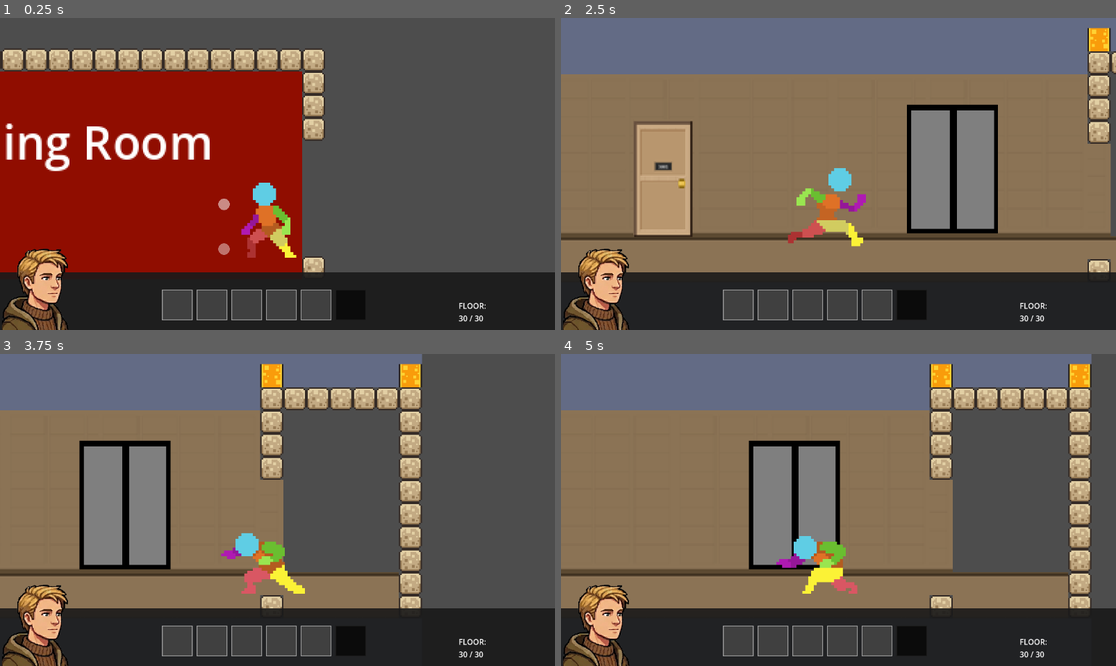
Above: before the commit, frames 1-4 (two rows, left to right).
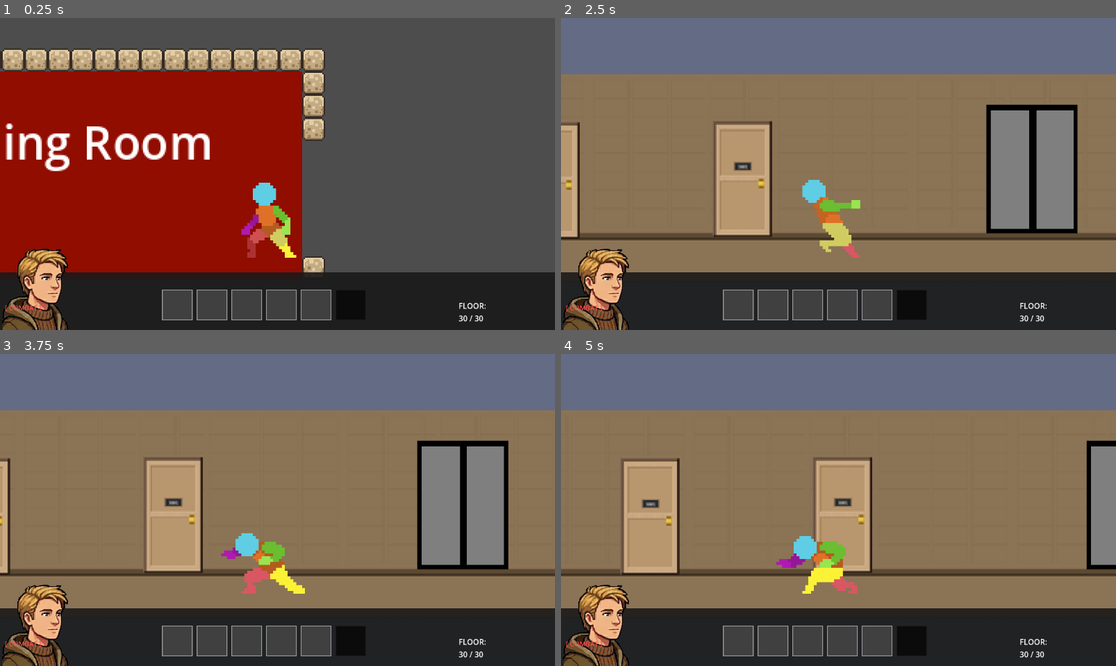
Above: after the commit, the same moments.

Repository: AdenHogan/descend-from-30
Game: Godot game, scene res://scenes/room.tscn
Same seed, same stepped clock (60 frames per second), same inputs: the game is played once before the commit and once after it. This scene is started directly instead of the project's main scene.
Inputs:
- Up to frame 1 (0.25 s): no input
- Up to frame 2 (2.5 s): tap Enter at 0.5 s; hold Right (move_right) 0.53-1.28 s; tap E (interact) at 0.6 s; tap Q (push) at 0.8, 1.35 s; hold Left (move_left) 1.28-2.03 s; tap Shift (sprint) at 1.55 s; hold Right (move_right) from 2.03 s (still down); hold Shift (sprint) from 2.03 s (still down); tap F (mode_toggle, bound only after the commit) at 2.3 s
- Up to frame 3 (3.75 s): release Shift (sprint) at 2.78 s; tap F (mode_toggle, bound only after the commit) at 2.85 s; tap E (interact) at 3.05 s; release Right (move_right) at 3.53 s; hold Left (move_left) from 3.53 s (still down); tap C (crouch_toggle) at 3.6 s
- Up to frame 4 (5 s): keep holding Left (move_left); tap Q (push) at 3.8 s; tap E (interact) at 4.35 s; tap Shift (sprint) at 4.55 s

The runs differ from the first frame. In frame 1, 0.2% of the frame differs, in the area x 0-42%, y 57-95%; in frame 2, 25%; in frame 3, 46%, in the area x 0-100%, y 0-95%; in frame 4, 32%.

Commit message:
Major updates on loot UI and scavenge/combat
Fixed:

E press not firing — set_process(true) after set_script
Proximity scaling on dots — same root cause
Loot re-trigger on take — interaction_handled set in _on_take and _on_leave
Entrance anchor bug — reset flag at end of _ready

Built:

Full loot flow — reveal timer, nothing found, item display, take/leave
Combat/Scavenge mode toggle — F key, half second transition, speed change, dots hidden in combat
HUD mode indicator — green SCAVENGE / red COMBAT
Walk-away closes loot UI
Inventory — items populate HUD slots with item artwork

Diff:
--- a/project.godot
+++ b/project.godot
@@ -64,6 +64,11 @@
 , Object(InputEventMouseButton,"resource_local_to_scene":false,"resource_name":"","device":-1,"window_id":0,"alt_presse …(250 unchanged characters)…
 ]
 }
+mode_toggle={
+"deadzone": 0.2,
+"events": [Object(InputEventKey,"resource_local_to_scene":false,"resource_name":"","device":-1,"window_id":0,"alt_pressed":false,"shift_pressed":false,"ctrl_pressed":false,"meta_pressed":false,"pressed":false,"keycode":0,"physical_keycode":70,"key_label":0,"unicode":102,"location":0,"echo":false,"script":null)
+]
+}
 
 [physics]
 
--- a/scripts/hud.gd
+++ b/scripts/hud.gd
@@ -22,6 +22,9 @@
 ]
 @onready var slot_locked = $Control/HBoxContainer/SlotLocked
 
+var mode_label: Label = null
+var slot_icons: Array = []
+
 const SCREEN_W = 1152.0
 const SCREEN_H = 648.0
 const BAR_H = 80.0
@@ -29,8 +32,12 @@
 
 func _ready() -> void:
 	_layout()
+	_create_mode_label()
+	_create_slot_icons()
 	update_floor_label()
 	update_portrait(0)
+	update_mode_indicator()
+	refresh_inventory()
 
 func _layout() -> void:
 	color_rect.position = Vector2(0, SCREEN_H - BAR_H - 40)
@@ -50,6 +57,23 @@
 	slot_locked.add_theme_stylebox_override("panel", _make_slot_style(true))
 	slot_locked.modulate = Color(0.3, 0.3, 0.3, 1.0)
 
+func _create_mode_label() -> void:
+	mode_label = Label.new()
+	mode_label.add_theme_font_size_override("font_size", 14)
+	mode_label.position = Vector2(10, SCREEN_H - BAR_H + 24)
+	mode_label.size = Vector2(160, 40)
+	$Control.add_child(mode_label)
+
+func _create_slot_icons() -> void:
+	for slot in slots:
+		var icon = TextureRect.new()
+		icon.custom_minimum_size = Vector2(SLOT_SIZE - 8, SLOT_SIZE - 8)
+		icon.stretch_mode = TextureRect.STRETCH_KEEP_ASPECT_CENTERED
+		icon.anchors_preset = Control.PRESET_CENTER
+		icon.visible = false
+		slot.add_child(icon)
+		slot_icons.append(icon)
+
 func _make_slot_style(locked: bool) -> StyleBoxFlat:
 	var style = StyleBoxFlat.new()
 	style.bg_color = Color(0.25, 0.25, 0.25, 1.0) if not locked else Color(0.15, 0.15, 0.15, 1.0)
@@ -68,6 +92,29 @@
 		return
 	portrait.texture = PORTRAITS[health_index]
 
+func update_mode_indicator() -> void:
+	if mode_label == null:
+		return
+	if WorldState.is_scavenge_mode:
+		mode_label.text = "[ SCAVENGE ]"
+		mode_label.modulate = Color(0.4, 1.0, 0.4, 1.0)
+	else:
+		mode_label.text = "[ COMBAT ]"
+		mode_label.modulate = Color(1.0, 0.3, 0.3, 1.0)
+
+func refresh_inventory() -> void:
+	for i in range(slots.size()):
+		if i < WorldState.inventory.size():
+			var item_id = WorldState.inventory[i]
+			var texture = ItemData.get_texture(item_id)
+			if texture != null:
+				slot_icons[i].texture = texture
+				slot_icons[i].visible = true
+			else:
+				slot_icons[i].visible = false
+		else:
+			slot_icons[i].visible = false
+
 func show_hud() -> void:
 	visible = true
 
--- a/scripts/interactable.gd
+++ b/scripts/interactable.gd
@@ -1,22 +1,16 @@
 extends Marker2D
 
 const GLOW_DISTANCE = 80.0
-const INTERACT_DISTANCE = 24.0
+const INTERACT_DISTANCE = 50.0
 
 var apartment_id: String = ""
 var player: Node = null
-var dot: Node2D = null
 var is_in_range: bool = false
+var is_selected: bool = false
 
 func _ready() -> void:
 	print("Interactable ready at: ", global_position, " name: ", name)
 	player = get_tree().get_first_node_in_group("player")
-	_create_dot()
-
-func _create_dot() -> void:
-	dot = Node2D.new()
-	dot.visible = false
-	add_child(dot)
 
 func _process(_delta: float) -> void:
 	if player == null:
@@ -24,13 +18,13 @@
 		if player == null:
 			return
 	var dist = global_position.distance_to(player.global_position)
-	if dist > GLOW_DISTANCE:
-		is_in_range = false
-	elif dist > INTERACT_DISTANCE:
-		is_in_range = false
-	else:
-		is_in_range = true
+	var was_in_range = is_in_range
+	is_in_range = dist <= INTERACT_DISTANCE
+	if was_in_range and not is_in_range:
+		WorldState.interaction_handled = false
 	queue_redraw()
+	if not WorldState.is_scavenge_mode:
+		return
 	if Input.is_action_just_pressed("interact"):
 		print("E pressed, is_in_range: ", is_in_range, " player: ", player)
 	if is_in_range and Input.is_action_just_pressed("interact"):
@@ -38,18 +32,28 @@
 			WorldState.interaction_handled = true
 			_open_loot()
 
-
 func _draw() -> void:
 	if player == null:
+		return
+	if not WorldState.is_scavenge_mode:
 		return
 	var dist = global_position.distance_to(player.global_position)
 	if dist > GLOW_DISTANCE:
 		return
-	elif dist > INTERACT_DISTANCE:
+	if is_selected:
+		draw_circle(Vector2.ZERO, 7.0, Color(1, 1, 0, 1.0))
+	elif dist <= INTERACT_DISTANCE:
+		draw_circle(Vector2.ZERO, 6.0, Color(1, 1, 1, 1.0))
+	else:
 		var alpha = 1.0 - ((dist - INTERACT_DISTANCE) / (GLOW_DISTANCE - INTERACT_DISTANCE))
 		draw_circle(Vector2.ZERO, 4.0, Color(1, 1, 1, alpha * 0.6))
-	else:
-		draw_circle(Vector2.ZERO, 6.0, Color(1, 1, 1, 1.0))
+
+func try_interact() -> void:
+	if not WorldState.is_scavenge_mode:
+		return
+	if not WorldState.interaction_handled:
+		WorldState.interaction_handled = true
+		_open_loot()
 
 func _open_loot() -> void:
 	var item_id = WorldState.get_anchor_item(apartment_id, name)
--- a/scripts/item_data.gd
+++ b/scripts/item_data.gd
@@ -2,9 +2,20 @@
 
 var items: Dictionary = {}
 var room_spawn_pools: Dictionary = {}
+var item_textures: Dictionary = {}
 
 func _ready() -> void:
 	_load_data()
+	_load_textures()
+
+func _load_textures() -> void:
+	for id in items:
+		var path = "res://assets/Items/" + id + ".png"
+		if ResourceLoader.exists(path):
+			item_textures[id] = load(path)
+
+func get_texture(id: String) -> Texture2D:
+	return item_textures.get(id, null)
 
 func _load_data() -> void:
 	var file = FileAccess.open("res://data/items.json", FileAccess.READ)
--- a/scripts/loot_ui.gd
+++ b/scripts/loot_ui.gd
@@ -11,6 +11,7 @@
 var current_item_id = ""
 var current_anchor_name = ""
 var current_apartment_id = ""
+var anchor_node: Node = null
 
 func _ready() -> void:
 	visible = false
@@ -21,6 +22,7 @@
 	current_item_id = item_id
 	current_anchor_name = anchor_name
 	current_apartment_id = apartment_id
+	anchor_node = get_tree().get_root().find_child(anchor_name, true, false)
 	reveal_timer = 0.0
 	is_revealing = true
 	item_name_label.text = "Searching..."
@@ -30,6 +32,14 @@
 	visible = true
 
 func _process(delta: float) -> void:
+	if visible and anchor_node != null and is_instance_valid(anchor_node):
+		var player = get_tree().get_first_node_in_group("player")
+		if player != null:
+			var dist = anchor_node.global_position.distance_to(player.global_position)
+			if dist > anchor_node.INTERACT_DISTANCE * 1.5:
+				_close()
+				return
+
 	if not is_revealing:
 		return
 	reveal_timer += delta
@@ -49,10 +59,25 @@
 	leave_button.text = "Leave"
 
 func _on_take() -> void:
-	print("Taking item: ", current_item_id)
-	WorldState.clear_anchor_item(current_apartment_id, current_anchor_name)
-	visible = false
+	WorldState.interaction_handled = true
+	if current_item_id != "":
+		var added = WorldState.add_to_inventory(current_item_id)
+		if added:
+			WorldState.clear_anchor_item(current_apartment_id, current_anchor_name)
+			HUD.refresh_inventory()
+		else:
+			item_name_label.text = "Inventory full."
+			item_desc_label.text = "Drop something first."
+			take_button.visible = false
+			leave_button.text = "Close"
+			return
+	_close()
 
 func _on_leave() -> void:
+	WorldState.interaction_handled = true
+	_close()
+
+func _close() -> void:
 	is_revealing = false
 	visible = false
+	anchor_node = null
--- a/scripts/player.gd
+++ b/scripts/player.gd
@@ -3,9 +3,11 @@
 const SPEED = 150.0
 const SPRINT_SPEED = 300.0
 const CROUCH_SPEED = 60.0
+const SCAVENGE_SPEED = 80.0
 const PUSH_DURATION = 0.1
 const PUSH_RANGE = 35.0
 const PUSH_FORCE = 100.0
+const MODE_SWITCH_TIME = 0.5
 
 @onready var animated_sprite: AnimatedSprite2D = $AnimatedSprite2D
 
@@ -24,12 +26,16 @@
 const DYING_TIME = 15.0
 var is_dead = false
 
+var is_switching_mode = false
+var mode_switch_timer = 0.0
+
 func _ready() -> void:
 	add_to_group("player")
 	health_state = HealthState.values()[WorldState.player_health]
 	is_dying = WorldState.is_dying
 	dying_timer = WorldState.dying_timer
 	HUD.update_portrait(health_state)
+	HUD.update_mode_indicator()
 
 func _physics_process(delta: float) -> void:
 	if is_dead:
@@ -45,37 +51,68 @@
 		move_and_slide()
 		return
 
+	# Mode switch transition
+	if is_switching_mode:
+		mode_switch_timer -= delta
+		velocity.x = 0
+		move_and_slide()
+		if mode_switch_timer <= 0:
+			is_switching_mode = false
+			WorldState.is_scavenge_mode = !WorldState.is_scavenge_mode
+			animated_sprite.play("idle")
+			HUD.update_mode_indicator()
+			print("Mode switched to: ", "SCAVENGE" if WorldState.is_scavenge_mode else "COMBAT")
+		return
+
+	# F to toggle mode
+	if Input.is_action_just_pressed("mode_toggle"):
+		is_switching_mode = true
+		mode_switch_timer = MODE_SWITCH_TIME
+		animated_sprite.play("grab")
+		return
+
 	if Input.is_action_just_pressed("crouch_toggle"):
 		is_crouching = !is_crouching
+
 	var direction = Input.get_axis("move_left", "move_right")
-	if Input.is_action_just_pressed("push") and not is_pushing:
-		is_pushing = true
-		push_timer = PUSH_DURATION
-		animated_sprite.play("push")
-		var zombies = get_tree().get_nodes_in_group("zombie")
-		for zombie in zombies:
-			var dist = global_position.distance_to(zombie.global_position)
-			if dist <= PUSH_RANGE:
-				var push_dir = sign(zombie.global_position.x - global_position.x)
-				zombie.receive_push(push_dir * PUSH_FORCE)
+
+	# Push only in combat mode
+	if not WorldState.is_scavenge_mode:
+		if Input.is_action_just_pressed("push") and not is_pushing:
+			is_pushing = true
+			push_timer = PUSH_DURATION
+			animated_sprite.play("push")
+			var zombies = get_tree().get_nodes_in_group("zombie")
+			for zombie in zombies:
+				var dist = global_position.distance_to(zombie.global_position)
+				if dist <= PUSH_RANGE:
+					var push_dir = sign(zombie.global_position.x - global_position.x)
+					zombie.receive_push(push_dir * PUSH_FORCE)
+
 	if is_pushing:
 		push_timer -= delta
 		if push_timer <= 0:
 			is_pushing = false
+
 	if is_hit:
 		hit_flash_timer -= delta
 		if hit_flash_timer <= 0:
 			is_hit = false
 			animated_sprite.modulate = Color(1, 1, 1, 1)
+
 	if direction > 0:
 		animated_sprite.flip_h = false
 	elif direction < 0:
 		animated_sprite.flip_h = true
+
 	var current_speed = SPEED
-	if Input.is_action_pressed("sprint") and not is_crouching:
+	if WorldState.is_scavenge_mode:
+		current_speed = SCAVENGE_SPEED
+	elif Input.is_action_pressed("sprint") and not is_crouching:
 		current_speed = SPRINT_SPEED
 	elif is_crouching:
 		current_speed = CROUCH_SPEED
+
 	if is_crouching:
 		if direction == 0:
 			animated_sprite.play("crouch_idle")
@@ -88,10 +125,11 @@
 	else:
 		if direction == 0:
 			animated_sprite.play("idle")
-		elif Input.is_action_pressed("sprint"):
+		elif Input.is_action_pressed("sprint") and not WorldState.is_scavenge_mode:
 			animated_sprite.play("run")
 		else:
 			animated_sprite.play("walk")
+
 	if direction != 0:
 		velocity.x = direction * current_speed
 	else:
@@ -125,8 +163,6 @@
 	WorldState.dying_timer = 0.0
 	animated_sprite.play("death")
 	print("Player died")
-	# Disabled for now — uncomment when ready:
-	# Game.go_to_scene("title")
 
 func _update_hud() -> void:
 	HUD.update_portrait(health_state)
--- a/scripts/room.gd
+++ b/scripts/room.gd
@@ -103,6 +103,7 @@
 			anchor.set_script(interactable_script)
 			anchor.apartment_id = apartment_id
 			anchor._ready()
+			anchor.set_process(true)
 			var spawn_chance: float
 			if is_paradise:
 				spawn_chance = 0.65
@@ -119,3 +120,6 @@
 				continue
 			var item_id = valid_items[apt_rng_items.randi() % valid_items.size()]
 			WorldState.set_anchor_item(apartment_id, anchor.name, item_id)
+
+		await get_tree().process_frame
+		WorldState.interaction_handled = false
--- a/scripts/world_state.gd
+++ b/scripts/world_state.gd
@@ -1,6 +1,7 @@
 extends Node
 
 const ROOM_POOL = ["bedroom", "bathroom", "study", "kitchen", "living_room", "dining_room"]
+const MAX_INVENTORY_SLOTS = 5
 
 var master_seed: int = 0
 var current_apartment_id: String = ""
@@ -20,21 +21,35 @@
 var is_dying: bool = false
 var dying_timer: float = 0.0
 var interaction_handled: bool = false
+var is_scavenge_mode: bool = false
+var inventory: Array = []
 
 func new_game() -> void:
 	master_seed = randi()
 	apartment_layouts.clear()
 	anchor_items.clear()
+	inventory.clear()
 	current_floor = 30
 	current_run = 1
 	player_health = 0
 	is_dying = false
 	dying_timer = 0.0
+	is_scavenge_mode = false
 	initialize_paradise_apartments()
 	spawn_source = ""
 	stair_spawn_side = ""
 	stair_direction = ""
 	exit_spawn_x = 0.0
+
+func add_to_inventory(item_id: String) -> bool:
+	if inventory.size() >= MAX_INVENTORY_SLOTS:
+		return false
+	inventory.append(item_id)
+	return true
+
+func remove_from_inventory(slot_index: int) -> void:
+	if slot_index >= 0 and slot_index < inventory.size():
+		inventory.remove_at(slot_index)
 
 func _get_apartment_rng(apartment_id: String) -> RandomNumberGenerator:
 	var apt_rng := RandomNumberGenerator.new()
@@ -184,6 +199,3 @@
 func clear_anchor_item(apartment_id: String, anchor_name: String) -> void:
 	var key = apartment_id + ":" + anchor_name
 	anchor_items.erase(key)
-
-func _process(_delta: float) -> void:
-	interaction_handled = false
